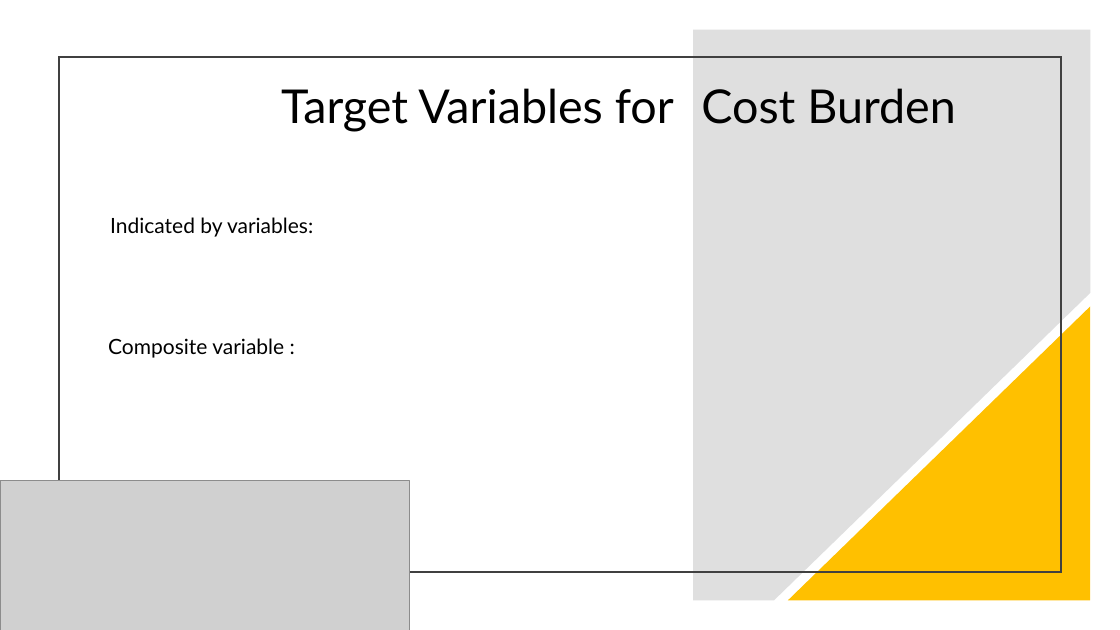
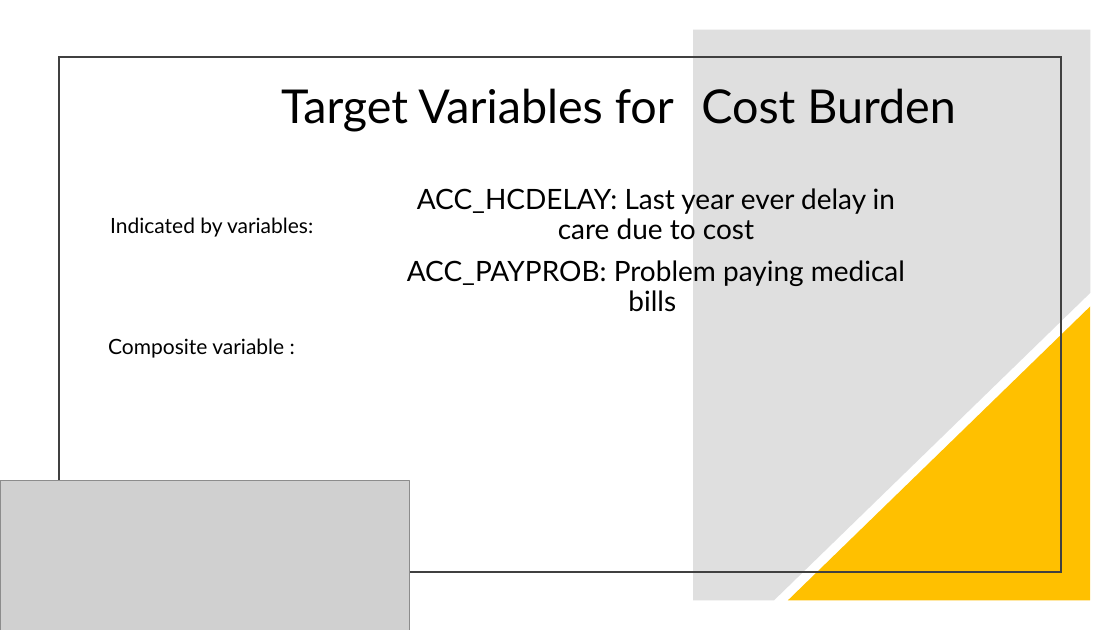
Before and after one commit to shivangiv/MCBS-Healthcare-Analytics, a slide deck: slide 6 of ALY6160GroupFINAL.pptx. Drawn at 1120x630 pixels with LibreOffice and Linux fonts; fonts in the diff are those of the drawing; grey boxes stand for pictures. Boxes give left, top, right and bottom in pixels: in the first picture for what was removed or moved away, otherwise in the second. Text is boxed around its words. In the diff, an @@ line names an element or a change of style, - is before the commit and + after.

```diff
--- a/ALY6160GroupFINAL.pptx
+++ b/ALY6160GroupFINAL.pptx
@@ subtitle added at (407,188,905,312), 24 pt, text #000000 @@
+ACC_HCDELAY: Last year ever delay in care due to cost
+ACC_PAYPROB: Problem paying medical bills
```
Also in this commit, not shown: 2 other slides changed.
